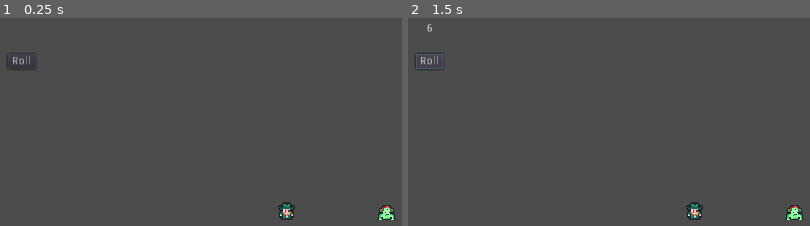
Above: before the commit, frames 1-2 (left to right).
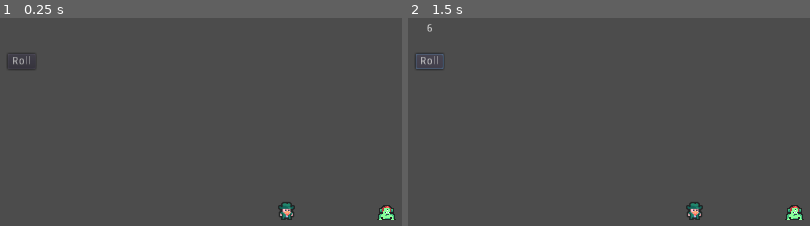
Above: after the commit, the same moments.

Repository: DiamondWarrior2006/GMTK-gamejam-2022
Game: Godot game, scene res://Scenes/test.tscn
The game is run twice, just before and just after one commit, with the same random seed, the same clock (stepped at 60 frames per second) and the same inputs. The engine's default icon, where the game draws it, is replaced by a stand-in: a white triangle on a blue panel in a dark square.
Inputs:
- Up to frame 1 (0.25 s): no input
- Up to frame 2 (1.5 s): click "Roll" at 0.5 s; click "Roll" at 1.25 s

The runs differ from the first frame. In frame 1, 0.1% of the frame differs, in the area x 69-74%, y 88-97%; in frame 2, 0.1%.

Commit message:
what we currently have so far

Diff:
--- /dev/null
+++ b/Scenes/Bullet.tscn
@@ -0,0 +1,16 @@
+[gd_scene load_steps=3 format=2]
+
+[ext_resource path="res://icon.png" type="Texture" id=1]
+[ext_resource path="res://Scripts/Bullet.gd" type="Script" id=2]
+
+[node name="Bullet" type="Area2D"]
+script = ExtResource( 2 )
+
+[node name="Sprite" type="Sprite" parent="."]
+scale = Vector2( 0.25, 0.25 )
+texture = ExtResource( 1 )
+
+[node name="VisibilityNotifier2D" type="VisibilityNotifier2D" parent="."]
+scale = Vector2( 0.8, 0.8 )
+
+[connection signal="screen_exited" from="VisibilityNotifier2D" to="." method="_on_VisibilityNotifier2D_screen_exited"]
--- /dev/null
+++ b/Scenes/Level1.tscn
@@ -0,0 +1,57 @@
+[gd_scene load_steps=7 format=2]
+
+[ext_resource path="res://Tileset/TitleScreen.tres" type="TileSet" id=1]
+[ext_resource path="res://Scenes/Player.tscn" type="PackedScene" id=2]
+[ext_resource path="res://Scenes/UI.tscn" type="PackedScene" id=3]
+
+[sub_resource type="RectangleShape2D" id=1]
+extents = Vector2( 16, 112 )
+
+[sub_resource type="RectangleShape2D" id=2]
+extents = Vector2( 112, 16 )
+
+[sub_resource type="RectangleShape2D" id=4]
+extents = Vector2( 16, 112 )
+
+[node name="Level 1" type="Node2D"]
+
+[node name="TileMap" type="TileMap" parent="."]
+tile_set = ExtResource( 1 )
+cell_size = Vector2( 32, 32 )
+format = 1
+tile_data = PoolIntArray( 0, 1, 0, 1, 0, 0, 2, 1, 0, 3, 0, 0, 4, 1, 0, 5, 0, 0, 6, 1, 0, 65536, 2, 0, 65537, 1, 0, 65538, 2, 0, 65539, 1, 0, 65540, 0, 0, 65541, 1, 0, 65542, 0, 0, 131072, 1, 0, 131073, 2, 0, 131074, 1, 0, 131075, 0, 0, 131076, 1, 0, 131077, 2, 0, 131078, 1, 0, 196608, 0, 0, 196609, 1, 0, 196610, 2, 0, 196611, 1, 0, 196612, 0, 0, 196613, 1, 0, 196614, 0, 0, 262144, 1, 0, 262145, 2, 0, 262146, 1, 0, 262147, 0, 0, 262148, 1, 0, 262149, 0, 0, 262150, 1, 0, 327680, 0, 0, 327681, 1, 0, 327682, 2, 0, 327683, 1, 0, 327684, 0, 0, 327685, 1, 0, 327686, 2, 0, 393216, 1, 0, 393217, 0, 0, 393218, 1, 0, 393219, 0, 0, 393220, 1, 0, 393221, 0, 0, 393222, 1, 0 )
+
+[node name="Player" parent="." instance=ExtResource( 2 )]
+position = Vector2( 81, 174 )
+
+[node name="Walls" type="Node" parent="."]
+
+[node name="0" type="StaticBody2D" parent="Walls"]
+
+[node name="CollisionShape2D" type="CollisionShape2D" parent="Walls/0"]
+position = Vector2( -16, 112 )
+shape = SubResource( 1 )
+
+[node name="1" type="StaticBody2D" parent="Walls"]
+
+[node name="CollisionShape2D" type="CollisionShape2D" parent="Walls/1"]
+position = Vector2( 112, 240 )
+shape = SubResource( 2 )
+
+[node name="2" type="StaticBody2D" parent="Walls"]
+
+[node name="3" type="StaticBody2D" parent="Walls"]
+
+[node name="CollisionShape2D" type="CollisionShape2D" parent="Walls/3"]
+position = Vector2( 240, 112 )
+shape = SubResource( 4 )
+
+[node name="4" type="StaticBody2D" parent="Walls"]
+
+[node name="CollisionShape2D" type="CollisionShape2D" parent="Walls/4"]
+position = Vector2( 112, -16 )
+shape = SubResource( 2 )
+
+[node name="CanvasLayer" type="CanvasLayer" parent="."]
+
+[node name="UI" parent="CanvasLayer" instance=ExtResource( 3 )]
--- a/Scenes/Player.tscn
+++ b/Scenes/Player.tscn
@@ -1,13 +1,143 @@
-[gd_scene load_steps=5 format=2]
+[gd_scene load_steps=23 format=2]
 
-[ext_resource path="res://Sprites/idk.png" type="Texture" id=1]
+[ext_resource path="res://Sprites/Player-Sheet.png" type="Texture" id=1]
 [ext_resource path="res://Scripts/Player.gd" type="Script" id=2]
 
 [sub_resource type="RectangleShape2D" id=1]
 extents = Vector2( 11, 12 )
 
+[sub_resource type="Animation" id=3]
+length = 0.001
+tracks/0/type = "value"
+tracks/0/path = NodePath("Sprite:texture")
+tracks/0/interp = 1
+tracks/0/loop_wrap = true
+tracks/0/imported = false
+tracks/0/enabled = true
+tracks/0/keys = {
+"times": PoolRealArray( 0 ),
+"transitions": PoolRealArray( 1 ),
+"update": 0,
+"values": [ ExtResource( 1 ) ]
+}
+tracks/1/type = "value"
+tracks/1/path = NodePath("Sprite:frame")
+tracks/1/interp = 1
+tracks/1/loop_wrap = true
+tracks/1/imported = false
+tracks/1/enabled = true
+tracks/1/keys = {
+"times": PoolRealArray( 0 ),
+"transitions": PoolRealArray( 1 ),
+"update": 0,
+"values": [ 0 ]
+}
+
+[sub_resource type="Animation" id=16]
+resource_name = "down"
+length = 0.001
+tracks/0/type = "value"
+tracks/0/path = NodePath("Sprite:frame")
+tracks/0/interp = 1
+tracks/0/loop_wrap = true
+tracks/0/imported = false
+tracks/0/enabled = true
+tracks/0/keys = {
+"times": PoolRealArray( 0 ),
+"transitions": PoolRealArray( 1 ),
+"update": 1,
+"values": [ 0 ]
+}
+
+[sub_resource type="Animation" id=4]
+resource_name = "left"
+length = 0.001
+tracks/0/type = "value"
+tracks/0/path = NodePath("Sprite:frame")
+tracks/0/interp = 1
+tracks/0/loop_wrap = true
+tracks/0/imported = false
+tracks/0/enabled = true
+tracks/0/keys = {
+"times": PoolRealArray( 0 ),
+"transitions": PoolRealArray( 1 ),
+"update": 1,
+"values": [ 1 ]
+}
+
 [sub_resource type="Animation" id=2]
-resource_name = "idle"
+resource_name = "right"
+length = 0.001
+tracks/0/type = "value"
+tracks/0/path = NodePath("Sprite:frame")
+tracks/0/interp = 1
+tracks/0/loop_wrap = true
+tracks/0/imported = false
+tracks/0/enabled = true
+tracks/0/keys = {
+"times": PoolRealArray( 0 ),
+"transitions": PoolRealArray( 1 ),
+"update": 1,
+"values": [ 0 ]
+}
+
+[sub_resource type="Animation" id=5]
+resource_name = "up"
+length = 0.001
+tracks/0/type = "value"
+tracks/0/path = NodePath("Sprite:frame")
+tracks/0/interp = 1
+tracks/0/loop_wrap = true
+tracks/0/imported = false
+tracks/0/enabled = true
+tracks/0/keys = {
+"times": PoolRealArray( 0 ),
+"transitions": PoolRealArray( 1 ),
+"update": 1,
+"values": [ 2 ]
+}
+
+[sub_resource type="AnimationNodeAnimation" id=17]
+animation = "down"
+
+[sub_resource type="AnimationNodeAnimation" id=25]
+animation = "left"
+
+[sub_resource type="AnimationNodeAnimation" id=18]
+animation = "right"
+
+[sub_resource type="AnimationNodeAnimation" id=8]
+animation = "up"
+
+[sub_resource type="AnimationNodeStateMachineTransition" id=19]
+
+[sub_resource type="AnimationNodeStateMachineTransition" id=20]
+
+[sub_resource type="AnimationNodeStateMachineTransition" id=23]
+
+[sub_resource type="AnimationNodeStateMachineTransition" id=24]
+
+[sub_resource type="AnimationNodeStateMachineTransition" id=26]
+
+[sub_resource type="AnimationNodeStateMachineTransition" id=27]
+
+[sub_resource type="AnimationNodeStateMachineTransition" id=28]
+
+[sub_resource type="AnimationNodeStateMachineTransition" id=29]
+
+[sub_resource type="AnimationNodeStateMachine" id=12]
+states/down/node = SubResource( 17 )
+states/down/position = Vector2( 355, 73 )
+states/left/node = SubResource( 25 )
+states/left/position = Vector2( 355, 185 )
+states/right/node = SubResource( 18 )
+states/right/position = Vector2( 141, 73 )
+states/up/node = SubResource( 8 )
+states/up/position = Vector2( 141, 185 )
+transitions = [ "right", "up", SubResource( 19 ), "up", "right", SubResource( 20 ), "down", "right", SubResource( 23 ), "right", "down", SubResource( 24 ), "up", "left", SubResource( 26 ), "left", "up", SubResource( 27 ), "left", "down", SubResource( 28 ), "down", "left", SubResource( 29 ) ]
+start_node = "right"
+
+[sub_resource type="AnimationNodeStateMachinePlayback" id=13]
 
 [node name="Player" type="Area2D"]
 script = ExtResource( 2 )
@@ -17,18 +147,30 @@
 
 [node name="Sprite" type="Sprite" parent="."]
 texture = ExtResource( 1 )
-hframes = 2
+hframes = 3
 
 [node name="CollisionShape2D" type="CollisionShape2D" parent="."]
 position = Vector2( 0, 4 )
 shape = SubResource( 1 )
 
 [node name="AnimationPlayer" type="AnimationPlayer" parent="."]
-anims/idle = SubResource( 2 )
+anims/RESET = SubResource( 3 )
+anims/down = SubResource( 16 )
+anims/left = SubResource( 4 )
+anims/right = SubResource( 2 )
+anims/up = SubResource( 5 )
 
 [node name="AnimationTree" type="AnimationTree" parent="."]
+tree_root = SubResource( 12 )
+anim_player = NodePath("../AnimationPlayer")
+active = true
+parameters/playback = SubResource( 13 )
 
 [node name="Tween" type="Tween" parent="."]
 
 [node name="RayCast2D" type="RayCast2D" parent="."]
 enabled = true
+cast_to = Vector2( 0, 34.688 )
+
+[node name="Position2D" type="Position2D" parent="."]
+position = Vector2( 0, 16.016 )
--- /dev/null
+++ b/Scripts/Bullet.gd
@@ -0,0 +1,20 @@
+extends Area2D
+
+
+var speed = 5
+var direction = 1
+var tile_size = 32
+
+
+func _ready():
+	position = position.snapped(Vector2.ONE * tile_size)
+	position += Vector2.ONE * tile_size/2
+
+
+
+func _process(delta):
+	position.x += speed * direction
+
+
+func _on_VisibilityNotifier2D_screen_exited():
+	queue_free()
--- /dev/null
+++ b/Scripts/Global.gd
@@ -0,0 +1,13 @@
+extends Node
+
+
+var rng = RandomNumberGenerator.new()
+
+
+func _ready():
+	pass # Replace with function body.
+
+
+# Called every frame. 'delta' is the elapsed time since the previous frame.
+#func _process(delta):
+#	pass
--- a/Scripts/Player.gd
+++ b/Scripts/Player.gd
@@ -2,8 +2,8 @@
 
 onready var tween = $Tween
 onready var ray = $RayCast2D
+onready var state_machine = $AnimationTree.get("parameters/playback")
 
-export var move_amount = 0
 export var speed = 5
 
 
@@ -12,28 +12,32 @@
 			"left": Vector2.LEFT,
 			"up": Vector2.UP,
 			"down": Vector2.DOWN}
+var bullet = preload("res://Scenes/Bullet.tscn")
 
 
 func _ready():
 	position = position.snapped(Vector2.ONE * tile_size)
 	position += Vector2.ONE * tile_size/2
 
+
 func _process(delta):
 # use this if you want to only move on keypress
 # func _unhandled_input(event):
 	if tween.is_active():
 		return
-	if move_amount != 0:
-		for dir in inputs.keys():
-				if Input.is_action_pressed(dir):
-					move(dir)
+	for dir in inputs.keys():
+			if Input.is_action_pressed(dir):
+				move(dir)
 
 
 func move(dir):
+	$Position2D.position = inputs[dir] * tile_size
 	ray.cast_to = inputs[dir] * tile_size
 	ray.force_raycast_update()
 	if !ray.is_colliding():
 		move_tween(inputs[dir])
+		process_animations()
+		print($Position2D.position)
 
 
 func move_tween(dir):
@@ -41,3 +45,24 @@
 		position, position + dir * tile_size,
 		1.0/speed, Tween.TRANS_SINE, Tween.EASE_IN_OUT)
 	tween.start()
+
+
+func process_animations():
+	if Input.is_action_just_pressed("right"):
+		state_machine.travel("right")
+
+	elif Input.is_action_just_pressed("down"):
+		state_machine.travel("down")
+
+	elif Input.is_action_just_pressed("up"):
+		state_machine.travel("up")
+
+	elif Input.is_action_just_pressed("left"):
+		state_machine.travel("left")
+
+func shoot(dir):
+	if Input.is_action_just_pressed("fire"):
+		var bullet_instance = bullet.instance()
+		bullet_instance.direction = inputs[dir]
+		bullet_instance.position = $Position2D.global_position
+		get_parent().add_child(bullet_instance)
--- /dev/null
+++ b/Scripts/TitleScreen.gd
@@ -0,0 +1,16 @@
+extends Control
+
+
+# Declare member variables here. Examples:
+# var a = 2
+# var b = "text"
+
+
+# Called when the node enters the scene tree for the first time.
+func _ready():
+	pass # Replace with function body.
+
+
+
+func _on_Start_pressed():
+	get_tree().change_scene("res://Scenes/LevelSelect.tscn")
Binary file added: Sprites/Player-Sheet.png
